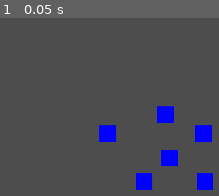
Above: before the commit, frame 1.
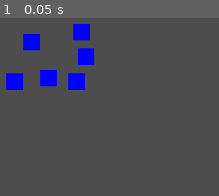
Above: after the commit, the same moment.

Repository: nullPinka/movethebombs
Game: Godot game, scene res://scenes/main.tscn
Same seed, same stepped clock (60 frames per second), same inputs: the game is played once before the commit and once after it.
Inputs:
- Up to frame 1 (0.05 s): no input

The runs differ from the first frame. In frame 1, 8.7% of the frame differs, in the area x 2-98%, y 3-97%.

Commit message:
added bomb movement and allowed them to navigate properly

Diff:
--- a/scenes/level1.tscn
+++ b/scenes/level1.tscn
@@ -1,10 +1,17 @@
-[gd_scene load_steps=3 format=3 uid="uid://b3wk3pkfebvkd"]
+[gd_scene load_steps=5 format=3 uid="uid://b3wk3pkfebvkd"]
+
+[ext_resource type="PackedScene" uid="uid://ldi7ddyp0nae" path="res://scenes/unit/unit.tscn" id="1_g2h75"]
 
 [sub_resource type="RectangleShape2D" id="RectangleShape2D_3g4x6"]
 size = Vector2(200, 200)
 
 [sub_resource type="RectangleShape2D" id="RectangleShape2D_g2h75"]
 size = Vector2(200, 200)
+
+[sub_resource type="NavigationPolygon" id="NavigationPolygon_g2h75"]
+vertices = PackedVector2Array(1934.99, 1153.78, -25.8906, 1113.2, -14.1016, -44.0391, 1934, -52.9531)
+polygons = Array[PackedInt32Array]([PackedInt32Array(0, 1, 2, 3)])
+outlines = Array[PackedVector2Array]([PackedVector2Array(1944, -63, 1945, 1164, -36, 1123, -24, -54)])
 
 [node name="level 1" type="Node2D"]
 
@@ -22,44 +29,23 @@
 
 [node name="units" type="Node" parent="."]
 
-[node name="lilguy" type="ColorRect" parent="units"]
-offset_left = 858.0
-offset_top = 449.0
-offset_right = 898.0
-offset_bottom = 489.0
-color = Color(0, 0, 1, 1)
+[node name="unit" parent="units" instance=ExtResource("1_g2h75")]
+position = Vector2(547, 190)
 
-[node name="lilguy2" type="ColorRect" parent="units"]
-offset_left = 944.0
-offset_top = 506.0
-offset_right = 984.0
-offset_bottom = 546.0
-color = Color(0, 0, 1, 1)
+[node name="unit2" parent="units" instance=ExtResource("1_g2h75")]
+position = Vector2(678, 225)
 
-[node name="lilguy3" type="ColorRect" parent="units"]
-offset_left = 940.0
-offset_top = 391.0
-offset_right = 980.0
-offset_bottom = 431.0
-color = Color(0, 0, 1, 1)
+[node name="unit3" parent="units" instance=ExtResource("1_g2h75")]
+position = Vector2(667, 166)
 
-[node name="lilguy4" type="ColorRect" parent="units"]
-offset_left = 848.0
-offset_top = 345.0
-offset_right = 888.0
-offset_bottom = 385.0
-color = Color(0, 0, 1, 1)
+[node name="unit4" parent="units" instance=ExtResource("1_g2h75")]
+position = Vector2(588, 277)
 
-[node name="lilguy5" type="ColorRect" parent="units"]
-offset_left = 710.0
-offset_top = 390.0
-offset_right = 750.0
-offset_bottom = 430.0
-color = Color(0, 0, 1, 1)
+[node name="unit5" parent="units" instance=ExtResource("1_g2h75")]
+position = Vector2(506, 285)
 
-[node name="lilguy6" type="ColorRect" parent="units"]
-offset_left = 797.0
-offset_top = 506.0
-offset_right = 837.0
-offset_bottom = 546.0
-color = Color(0, 0, 1, 1)
+[node name="unit6" parent="units" instance=ExtResource("1_g2h75")]
+position = Vector2(655, 285)
+
+[node name="NavigationRegion2D" type="NavigationRegion2D" parent="."]
+navigation_polygon = SubResource("NavigationPolygon_g2h75")
--- a/scenes/player/player.gd
+++ b/scenes/player/player.gd
@@ -20,6 +20,12 @@
 						sel_uni.append(unit)
 						print(sel_uni)
 
+	if event is InputEventMouseButton:
+		if event.button_index == MOUSE_BUTTON_RIGHT:
+			if event.pressed:
+				for u in sel_uni:
+					u.set_target_pos(get_viewport().get_mouse_position())
+
 	if event is InputEventMouseMotion:
 		if Input.is_mouse_button_pressed(MOUSE_BUTTON_LEFT):
 			var pos = get_viewport().get_mouse_position()
@@ -34,11 +40,5 @@
 		$selrect.position.y += selection_rect.size.y
 	$selrect.size = abs(selection_rect.size)
 
-func move_selected_units():
-	for unit in sel_uni:
-		unit.global_position.lerp()
-	return;
-
 func _physics_process(delta):
 	show_rect()
-	move_selected_units()
--- /dev/null
+++ b/scenes/unit/unit.gd
@@ -0,0 +1,10 @@
+extends CharacterBody2D
+
+var speed : float = 100
+
+func set_target_pos(pos : Vector2):
+	$NavigationAgent2D.target_position = pos
+
+func _physics_process(delta: float) -> void:
+	velocity = global_position.direction_to($NavigationAgent2D.get_next_path_position()) * speed
+	move_and_slide()
--- /dev/null
+++ b/scenes/unit/unit.tscn
@@ -0,0 +1,25 @@
+[gd_scene load_steps=3 format=3 uid="uid://ldi7ddyp0nae"]
+
+[ext_resource type="Script" uid="uid://bn7hstk6q33r6" path="res://scenes/unit/unit.gd" id="1_fmv3f"]
+
+[sub_resource type="CircleShape2D" id="CircleShape2D_fmv3f"]
+radius = 20.0
+
+[node name="unit" type="CharacterBody2D"]
+script = ExtResource("1_fmv3f")
+
+[node name="ColorRect" type="ColorRect" parent="."]
+offset_left = -20.0
+offset_top = -20.0
+offset_right = 20.0
+offset_bottom = 20.0
+color = Color(0, 0, 1, 1)
+
+[node name="CollisionShape2D" type="CollisionShape2D" parent="."]
+shape = SubResource("CircleShape2D_fmv3f")
+
+[node name="NavigationAgent2D" type="NavigationAgent2D" parent="."]
+path_desired_distance = 60.0
+target_desired_distance = 100.0
+avoidance_enabled = true
+debug_path_custom_color = Color(1, 0, 1, 1)
Not shown, added: scenes/unit/unit.gd.uid
